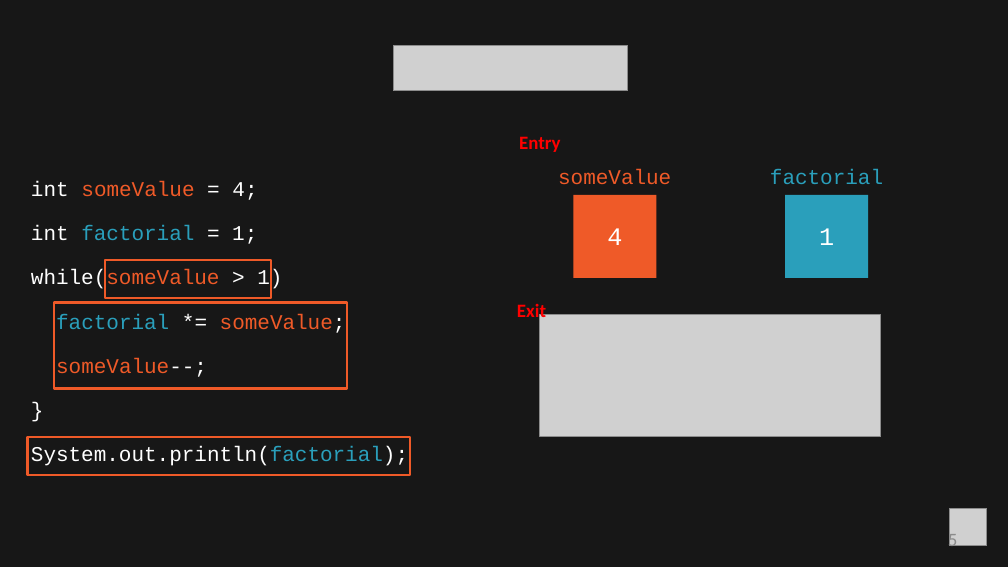
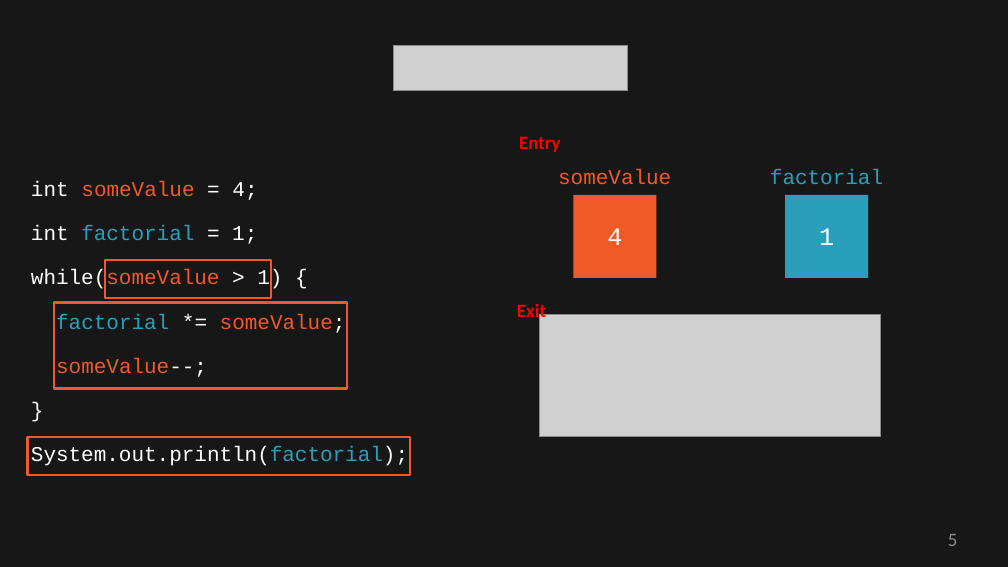
Before and after one commit to StevenJoseph19/Ericsson-Java-Basics-June-2024, a slide deck: slide 5 of Day 2/Slides/5. Looping and Arrays/looping-and-arrays-slides.pptx. Drawn at 1008x567 pixels with LibreOffice and Linux fonts; fonts in the diff are those of the drawing; grey boxes stand for pictures. Boxes give left, top, right and bottom in pixels: in the first picture for what was removed or moved away, otherwise in the second. Text is boxed around its words. In the diff, an @@ line names an element or a change of style, - is before the commit and + after.

```diff
--- a/Day 2/Slides/5. Looping and Arrays/looping-and-arrays-slides.pptx
+++ b/Day 2/Slides/5. Looping and Arrays/looping-and-arrays-slides.pptx
@@ freeform shape removed at bbox=[287, 260, 318, 297] @@
@@ picture removed at bbox=[950, 508, 987, 545] @@
```
Also in this commit, not shown: 3 other slides changed, 1 other file.
